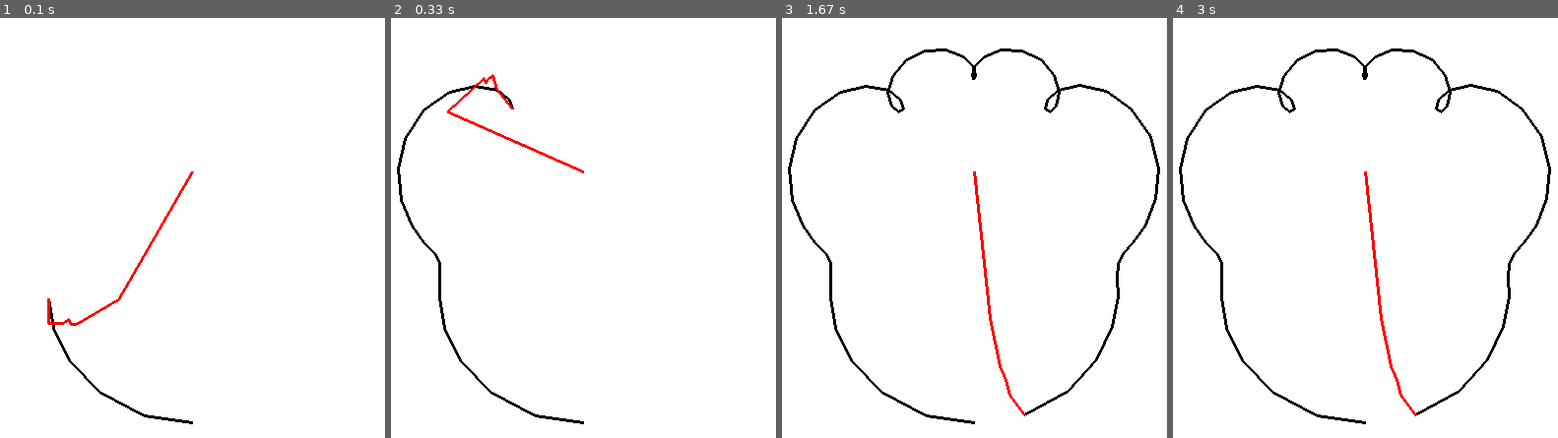
Above: before the commit, frames 1-4 (left to right).
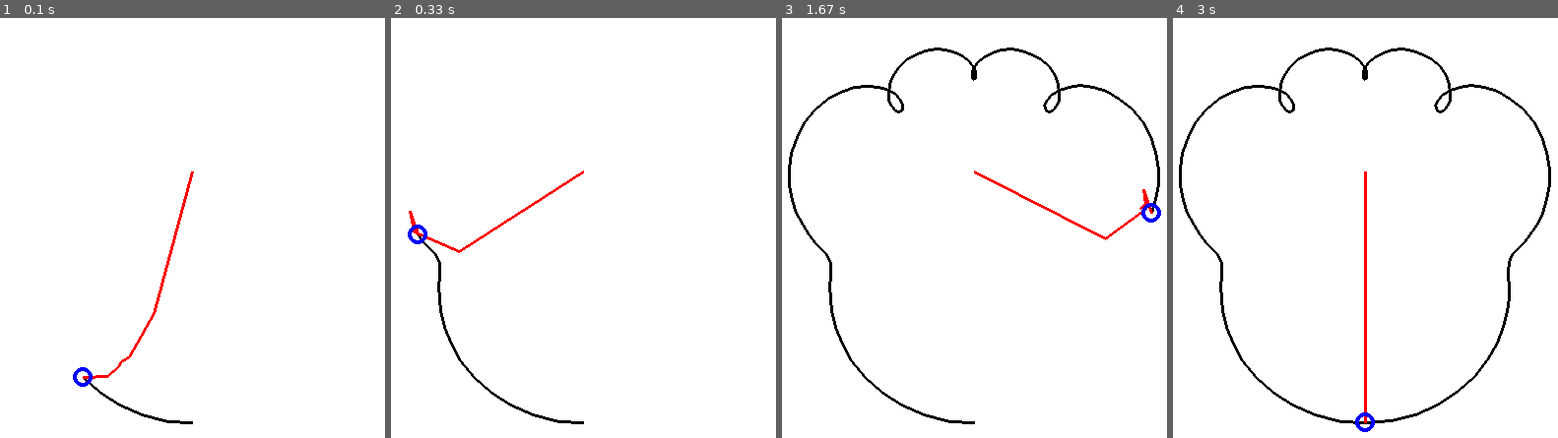
Above: after the commit, the same moments.

Repository: Skullheadx/Complex-Fourier-Series
Game: pygame game, started from main.py
The game is run twice, just before and just after one commit, with the same random seed, the same clock (stepped at 60 frames per second) and the same inputs.
Inputs:
- Up to frame 1 (0.1 s): no input
- Up to frame 2 (0.33 s): no input
- Up to frame 3 (1.67 s): no input
- Up to frame 4 (3 s): no input

The runs differ from the first frame. In frame 1, 1.2% of the frame differs, in the area x 12-51%, y 36-97%; in frame 2, 1.4%; in frame 3, 2.1%, in the area x 1-99%, y 7-97%; in frame 4, 2.1%.

Commit message:
clean up code + machine learn prep

Diff:
--- a/equation.py
+++ b/equation.py
@@ -1,12 +1,38 @@
-from utils import to_components, to_polar
+import math
 
-with open("tests/test4.txt", "r") as f:
-    contents = f.read().split('\n')
-    mode = contents[0]
-    contents = contents[1:]
-contents = [tuple(map(int, i.split(" "))) for i in contents]
-if mode == "components":
-    for i, val in enumerate(contents):
-        x, y = to_polar(val[0], val[1])
-        contents[i] = (x, y, val[2])
-print(contents)
+from utils import to_polar
+
+
+class Equation:
+    def __init__(self, contents=None, filename=None):
+        self.period = 1
+
+        if contents is None or filename is not None:
+            with open("test.txt", "r") as f:
+                self.contents = f.read().split('\n')
+                mode = self.contents[0]
+                self.contents = self.contents[1:]
+            self.contents = [tuple(map(float, i.split(" "))) for i in self.contents]
+            if mode == "components":
+                for i, val in enumerate(self.contents):
+                    x, y = to_polar(val[0], val[1])
+                    self.contents[i] = (x, y, val[2])
+                    self.period *= val[2]
+        else:
+            self.contents = contents
+
+    def evaluate(self, time):
+        x = 0
+        y = 0
+        for magnitude, direction, frequency in self.contents:
+            temp = time * frequency * 2 * math.pi + direction
+            x += magnitude * math.cos(temp)
+            y += magnitude * math.sin(temp)
+        return x, y
+
+    def get_buffer(self, sample_size):
+        buffer = []
+        n = self.period / sample_size
+        for i in range(sample_size):
+            buffer.append(self.evaluate(i * n))
+        return buffer
--- /dev/null
+++ b/machine_learning.py
@@ -0,0 +1,13 @@
+from equation import Equation
+from to_image import draw
+
+eqn = Equation(filename='test.txt')
+buffer = eqn.get_buffer(100)
+with open("output.txt", "w") as f:
+    output = ""
+    for x, y in buffer:
+        output += f"{x} {y}\n"
+    output = output[:-1]
+    f.write(output)
+
+draw()
--- a/main.py
+++ b/main.py
@@ -1,6 +1,7 @@
+from equation import Equation
 from setup import *
 from vector import VectorManager, Vector
-import time
+
 screen = pygame.display.set_mode((720, 720))
 
 m, d = to_polar(WIDTH / 2, HEIGHT / 2)
@@ -8,15 +9,16 @@
 
 clock = pygame.time.Clock()
 delta = 0
+t = 0
 is_running = True
 scene = VectorManager("test.txt")
-
+eqn = Equation(filename='test.txt')
 while is_running:
     for event in pygame.event.get():
         if event.type == pygame.QUIT:
             is_running = False
 
-    if not scene.is_finished(delta/1000):
+    if not scene.is_finished(delta / 1000):
         scene.update(delta / 1000)
         screen.fill(WHITE)
 
@@ -29,6 +31,8 @@
         for i in scene.vectors:
             pygame.draw.line(screen, RED, prev.components(), (prev + i).components(), 3)
             prev += i
+        t += delta
+        pygame.draw.circle(screen, (0, 0, 255), pygame.Vector2(eqn.evaluate(t / 1000)) + center, 10, width=4)
 
     pygame.display.flip()
-    delta = clock.tick()
+    delta = clock.tick() / 2
--- a/match.py
+++ b/match.py
@@ -1,4 +1,5 @@
 from setup import *
+
 
 def image_to_list(path):
     image = pygame.image.load(path)
--- /dev/null
+++ b/output.txt
@@ -0,0 +1,100 @@
+0.02465965945540279 255.99999881230704
+-30.90870214148929 252.91085079067554
+-60.11821710908366 243.9284847223982
+-86.08232526644171 229.88883098070434
+-107.65815466979552 212.06524010911554
+-124.20678136453432 192.00567464767667
+-135.6514718505745 171.33668480093618
+-142.46162667886742 151.560729351595
+-145.56531161690947 133.8741828722467
+-146.20300086665998 119.0303866906573
+-145.74311988280937 107.26577555961296
+-145.4850669066003 98.29832866141052
+-146.47691665118126 91.39757565127945
+-149.37276771641157 85.5155275400063
+-154.34901185111724 79.45956446145662
+-161.09047990585205 72.0826483563603
+-168.84762249921434 62.46401373307964
+-176.55598049109653 50.05501712611311
+-183.00056889229856 34.76986707878355
+-187.00163354639687 17.00879438985843
+-187.59539045303129 -2.3892471052931654
+-184.18420538893432 -22.25737176217214
+-176.63508180914948 -41.25920473886373
+-165.31266648823848 -58.0725286964534
+-151.0422167540193 -71.57224973070242
+-135.00780184405207 -80.98699550691558
+-118.60005730645757 -86.00744806602226
+-103.23481378632252 -86.83134907528226
+-90.16790935980228 -84.13902656368143
+-80.33192311299966 -79.00302285817872
+-74.21739295992293 -72.74458730828134
+-71.81476391416888 -66.75715045043033
+-72.6247539744614 -62.32139648825882
+-75.7352340867013 -60.43758074216275
+-79.95344671404422 -61.69817011885603
+-83.97473440502553 -66.21809563380016
+-86.56398252339119 -73.63172554250903
+-86.72438399064478 -83.15625750518453
+-83.8301163172498 -93.71191846572609
+-77.70478538218646 -104.08146204049837
+-68.63527810178861 -113.08607155142809
+-57.31986614181087 -119.75265938971486
+-44.75870893061957 -123.4489835490933
+-32.10300004724179 -123.96776112295049
+-20.484745990836615 -121.54835768477471
+-10.851756265585603 -116.83361089164161
+-3.8315038188574704 -110.76862605632937
+0.3567712308459683 -104.456641733185
+1.9293732973477287 -98.9931334876897
+1.501305541126987 -95.30234649757215
+-0.009054718706200135 -93.99999956389397
+-1.5196658523209905 -95.30205549707938
+-1.9484446439564405 -98.99275994991504
+-0.3768951711083055 -104.45657106145174
+3.810163774439445 -110.76936215367851
+10.829247649794429 -116.83569935326526
+20.461328883390156 -121.55230188894315
+32.07911661743246 -123.97394358055766
+44.73492521031051 -123.45760418406041
+57.29679429850972 -119.76370004529103
+68.6134903905703 -113.09929228544142
+77.68473227299509 -104.09643021474098
+83.8120608241682 -93.72806689938969
+86.70836202981637 -83.17296372579061
+86.54979550080195 -73.6484010379501
+83.9619756928931 -66.23427243887939
+79.94155885640846 -61.71357229231033
+75.72358916441289 -60.45217028521052
+72.61274618603288 -62.33538675119129
+71.80190157685277 -66.77098458355354
+74.20337707682242 -72.75888420539914
+80.31670140635964 -79.01849762533091
+90.15169800108407 -84.15639617356939
+103.21808349951904 -86.85123602123656
+118.58348546199647 -86.0302951965699
+134.99219690330293 -81.01300374149741
+151.02842530026777 -71.60134722757394
+165.3014755393626 -58.104375697200965
+176.62712979735227 -41.29323335557133
+184.17991400835572 -22.29285509725824
+187.5949266746629 -2.42538798613007
+187.0049068813532 16.97276753843719
+183.00726403589644 34.73461071722142
+176.56562049329995 50.02100205397653
+168.85965328219453 62.43148347348955
+161.10436389726448 72.05161235962858
+154.36431715699635 79.42982709583931
+149.38923981765785 85.48674875329468
+146.49452200384502 91.36935465151001
+145.50400173250176 98.27029861699187
+145.76378231474757 107.23769563394713
+146.22592978461665 119.00221794894549
+145.59110025730325 133.84613670819056
+142.49082275350742 151.53328079535837
+135.68447796038078 171.31054787847003
+124.24376964179456 191.98174220233403
+107.69900780143222 212.04449544383255
+86.12661257721945 229.872242645618
+60.16520969137182 243.91689820537943
+30.95742575089593 252.90489142484446
--- a/setup.py
+++ b/setup.py
@@ -1,6 +1,6 @@
+import math
+
 import pygame
-import math
-import numpy as np
 
 pygame.init()
 
--- /dev/null
+++ b/to_image.py
@@ -0,0 +1,25 @@
+from setup import *
+
+
+def draw():
+    screen = pygame.display.set_mode((720, 720))
+
+    clock = pygame.time.Clock()
+    delta = 0
+    is_running = True
+
+    with open("output.txt", "r") as f:
+        contents = f.read().split("\n")
+    buffer = [tuple(map(float, i.split(" "))) for i in contents]
+    for i in range(len(buffer)):
+        buffer[i] = (buffer[i][0] + WIDTH / 2, buffer[i][1] + HEIGHT / 2)
+    while is_running:
+        for event in pygame.event.get():
+            if event.type == pygame.QUIT:
+                is_running = False
+
+        screen.fill(WHITE)
+        pygame.draw.lines(screen, BLACK, True, buffer, 3)
+
+        pygame.display.flip()
+        delta = clock.tick(60)
--- a/utils.py
+++ b/utils.py
@@ -1,4 +1,5 @@
 import math
+
 
 def to_polar(x, y):
     return math.hypot(x, y), math.atan2(y, x)
--- a/vector.py
+++ b/vector.py
@@ -1,5 +1,7 @@
-from math import cos, sin, hypot, atan2, pi,tan
+from math import cos, sin, hypot, atan2, pi
+
 from utils import to_components
+
 
 class Vector:
 
@@ -29,7 +31,7 @@
 class VectorManager:
     def __init__(self, filename):
         self.time = 0
-        self.target =1
+        self.target = 1
         with open(filename, "r") as f:
             contents = f.read().split('\n')
             mode = contents[0]
@@ -37,8 +39,8 @@
         contents = [tuple(map(float, i.split(" "))) for i in contents]
         if mode == "polar":
             for i, j in enumerate(contents):
-                x,y = to_components(j[0], j[1])
-                contents[i] = (x,y,j[2])
+                x, y = to_components(j[0], j[1])
+                contents[i] = (x, y, j[2])
                 self.target *= j[2]
 
         self.vectors = [Vector(i, j, k) for i, j, k in contents]
